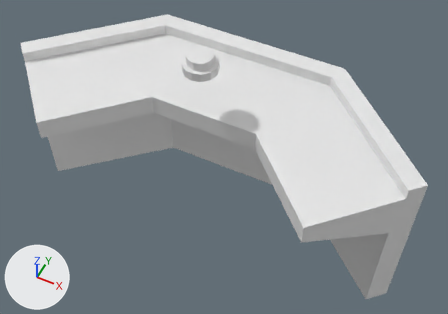
The FBX model Assets/Art/Models/Greyboxing.fbx as it was, and as the next commit left it.
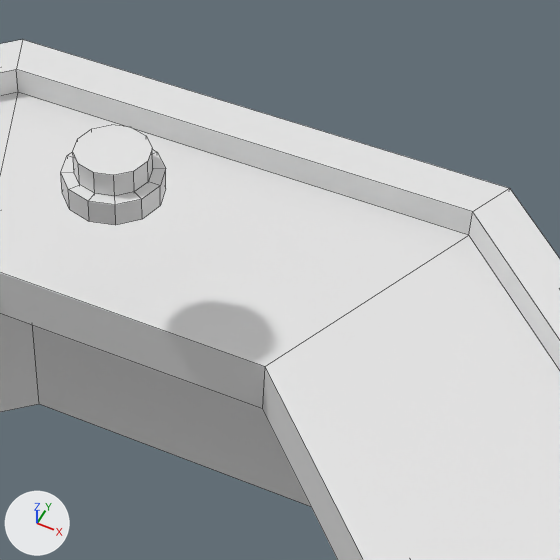
Old and new are each drawn whole from a 50 mm camera at (0.933, -1.659, 2.606) aimed at (0.082, 0.042, 0.48) and again close up on the part from 36% to 81% of the width and 0% to 65% of the height. Arrows for +X, +Y and +Z are at lower left; the lights stay in place. The close-ups show mesh edges as thin lines. Where no turn or scale is listed for an object, it has been applied to the vertices.

The scene before the commit, as lines of its bpy script (objects in view):
```python
me_button = bpy.data.meshes.new('Button')
me_button.from_pydata(...)  # 24 vertices, 13 faces; spans x -0.0562..0.0562, y -0.0562..0.0562, z 0.0..0.075
me_button_frame = bpy.data.meshes.new('Button Frame')
me_button_frame.from_pydata(...)  # 48 vertices, 36 faces; spans x -0.075..0.075, y -0.075..0.075, z 0.0..0.0375
me_console = bpy.data.meshes.new('Console')
me_console.from_pydata(...)  # 40 vertices, 36 faces; spans x -0.96..0.96, y -0.35..0.5, z 0.0..0.8
ob_button = bpy.data.objects.new('Button', me_button)
ob_button.location = (0.0, 0.0, 1.0)
ob_button_frame = bpy.data.objects.new('Button Frame', me_button_frame)
ob_button_frame.location = (0.0, 0.0, 1.0)
ob_console = bpy.data.objects.new('Console', me_console)
ob_console.location = (0.0, 0.0, 0.0)
```
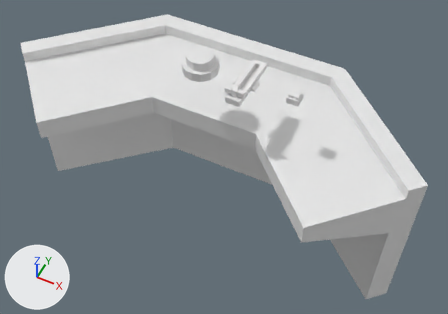
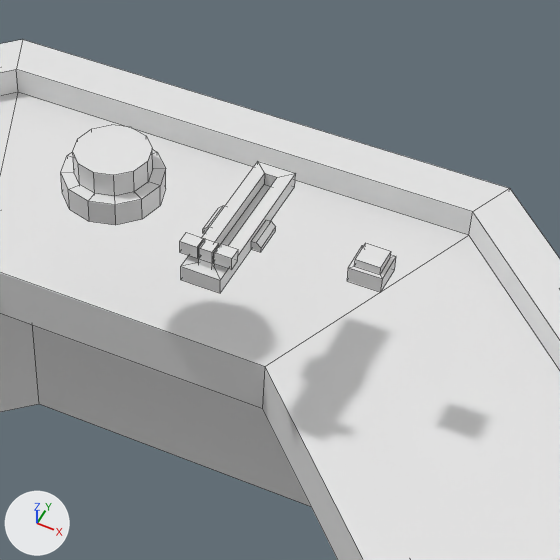
Where the newer file only moved an object's origin or applied its transform, the numbers keep the older frame.

Changed parts and their boxes [x1, y1, x2, y2] in the close-ups (560 x 560 px):
'Slider', added: after [181, 162, 296, 293]
'Slider Handle', added: after [180, 232, 238, 270]
'Small Button', added: after [347, 245, 396, 292]
'Small Button Pressy Thing', added: after [355, 243, 391, 274]

The change, as a list of edits to the scene's bpy script:
```text
Add me_small_button:
    me_small_button.from_pydata(...)  # 16 vertices, 12 faces; spans x -0.025..0.025, y -0.025..0.025, z 0.0..0.025
Add me_slider:
    me_slider.from_pydata(...)  # 36 vertices, 23 faces; spans x -0.045..0.045, y -0.125..0.125, z 0.0..0.025
Add me_small_button_pressy_thing:
    me_small_button_pressy_thing.from_pydata([(-0.0188, -0.0188, 0.0125), (-0.0188, -0.0188, 0.0375), (-0.0188, 0.0188, 0.0125), (-0.0188, 0.0188, 0.0375), (0.0188, -0.0188, 0.0125), (0.0188, -0.0188, 0.0375), (0.0188, 0.0188, 0.0125), (0.0188, 0.0188, 0.0375)], [], [(0, 1, 3, 2), (2, 3, 7, 6), (6, 7, 5, 4), (4, 5, 1, 0), (7, 3, 1, 5)])
Add me_slider_handle:
    me_slider_handle.from_pydata(...)  # 44 vertices, 41 faces; spans x -0.0392..0.0392, y -0.01..0.01, z 0.005..0.0553
Add ob_small_button:
    ob_small_button = bpy.data.objects.new('Small Button', me_small_button)
    ob_small_button.location = (0.4, 0.0, 1.0)
Add ob_slider:
    ob_slider = bpy.data.objects.new('Slider', me_slider)
    ob_slider.location = (0.2, 0.0, 1.0)
Add ob_small_button_pressy_thing:
    ob_small_button_pressy_thing = bpy.data.objects.new('Small Button Pressy Thing', me_small_button_pressy_thing)
    ob_small_button_pressy_thing.location = (0.4, 0.0, 1.0)
Add ob_slider_handle:
    ob_slider_handle = bpy.data.objects.new('Slider Handle', me_slider_handle)
    ob_slider_handle.location = (0.2, -0.1, 1.0)
```
